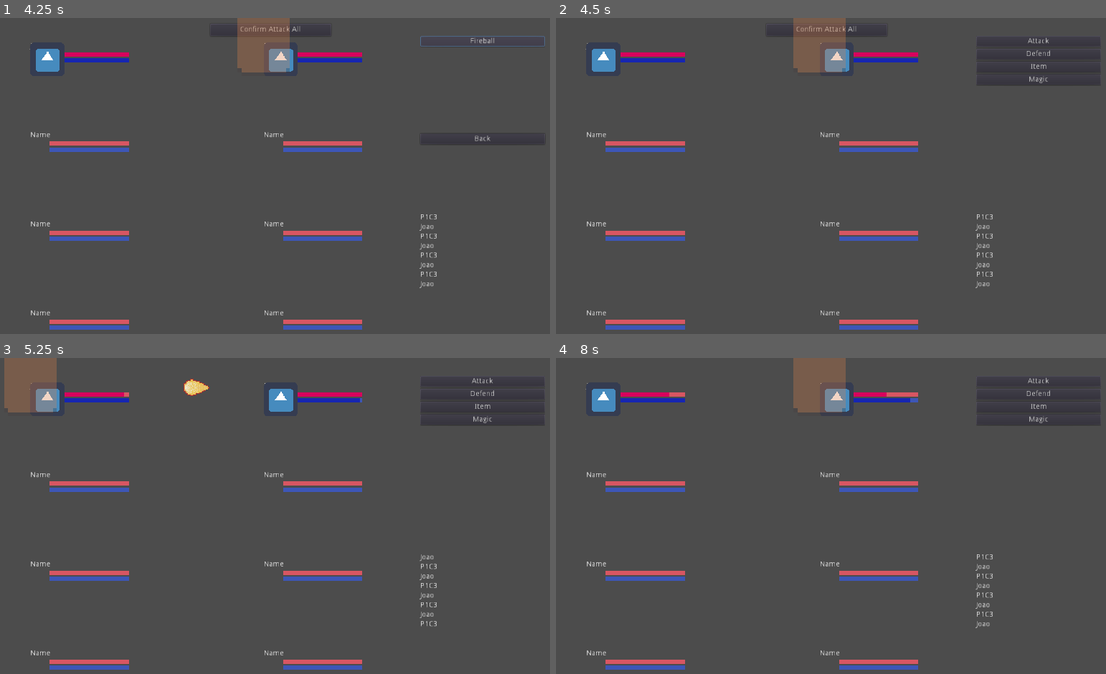
Above: before the commit, frames 1-4 (two rows, left to right).
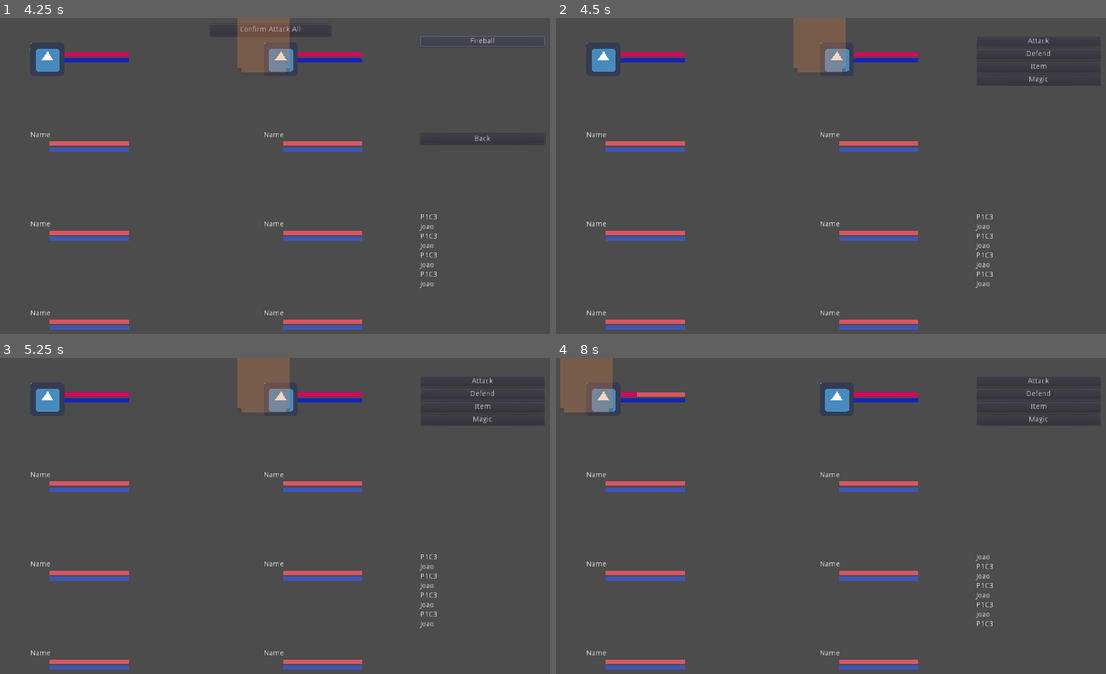
Above: after the commit, the same moments.

Repository: SiTOTG/Magic-Wars
Game: Godot game, scene res://Main.tscn
Same seed, same stepped clock (60 frames per second), same inputs: the game is played once before the commit and once after it. The engine's default icon, where the game draws it, is replaced by a stand-in: a white triangle on a blue panel in a dark square.
Inputs (mouse positions are in pixels of both pictures, inside the frame that each line leads up to):
- Up to frame 1 (4.25 s): click "Attack" at 0.5 s; click "Defend" at 1.25 s; click "Item" at 2 s; click "Magic" at 2.75 s; click "Fireball" at 3.5 s
- Up to frame 2 (4.5 s): click "Back" at 4.25 s
- Up to frame 3 (5.25 s): click (269, 370) at 5 s, where only the run before the commit has a clickable "Confirm Attack All"
- Up to frame 4 (8 s): tap Enter at 5.75 s; move the mouse to (952, 528) at 5.77 s; hold Right (Right) 5.78-6.53 s; tap Space (Accept) at 5.85, 6.5 s; click (952, 528) at 5.92 s; move the mouse to (710, 566) at 6.52 s; hold Down (Down) 6.53-7.25 s; tap A (Attack) at 6.6 s; click "Target" at 7.25 s

Frame 1 is identical in both runs. In frame 2, less than 0.1% of the frame differs, in the area x 43-55%, y 2-5%; in frame 3, 3.7%, in the area x 0-80%, y 0-86%; in frame 4, 3.7%.

Commit message:
Make actions inactive when clicking back button

Diff:
--- a/Actions/ActionList.gd
+++ b/Actions/ActionList.gd
@@ -24,5 +24,7 @@
 
 func remove_action(action: Action):
 	var button = buttons[action]
+	if action.active:
+		action.active = false
 	actionList.remove_child(button)
 	button.queue_free()
--- a/Actions/MultiOptionAction/MultiOptionAction.gd
+++ b/Actions/MultiOptionAction/MultiOptionAction.gd
@@ -69,9 +69,8 @@
 func do_deactivate():
 	if not actionList:
 		return
-	for child in actionList.get_children():
-		if child is Action:
-			actionList.remove_action(child)
+	for action in options:
+		if action.active: action.active = false
 	actionList.visible = false
 	previous_action_list.visible = true
 	previous_action_list.get_parent().remove_child(vBoxContainer)
